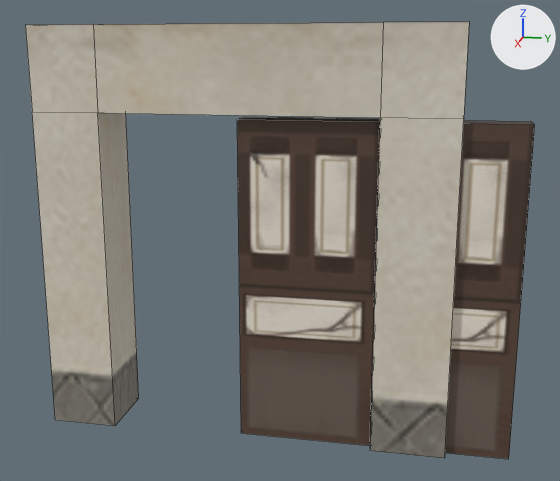
One commit to the FBX model Assets/Model/Environment/lvl 2 door.fbx: the scene before it, then after it.
Both versions are drawn from a 50 mm camera at (10.81, 2.67, 5.66) aimed at (0.0, 0.51, 2.96). The axes (+X, +Y, +Z) are drawn at upper right. The lights are the same throughout. The picture after the commit comes second. Mesh edges are drawn as thin lines.

The first picture shows 'lvl 1 Door.001', 'lvl 1 Door.002', 'lvl 2 door'.
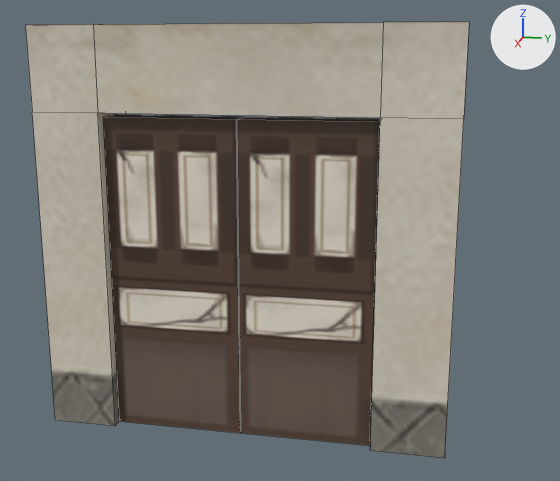
Pixel boxes [x1, y1, x2, y2] of what changed, in the pictures (560 x 481 px):
'lvl 1 Door.001', moved: before [445, 120, 535, 459]; after [103, 114, 242, 433]

The change in detail:
Object 'lvl 1 Door.001' (ob_lvl_1_door_001) moves from (0.5, 1.95, 2.37) to (0.5, -1.98, 2.37).
